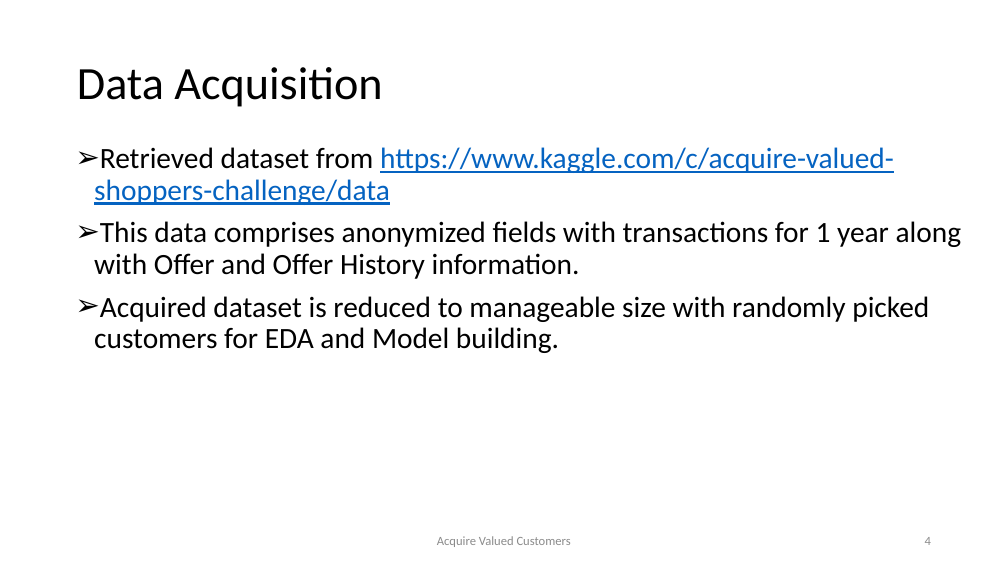
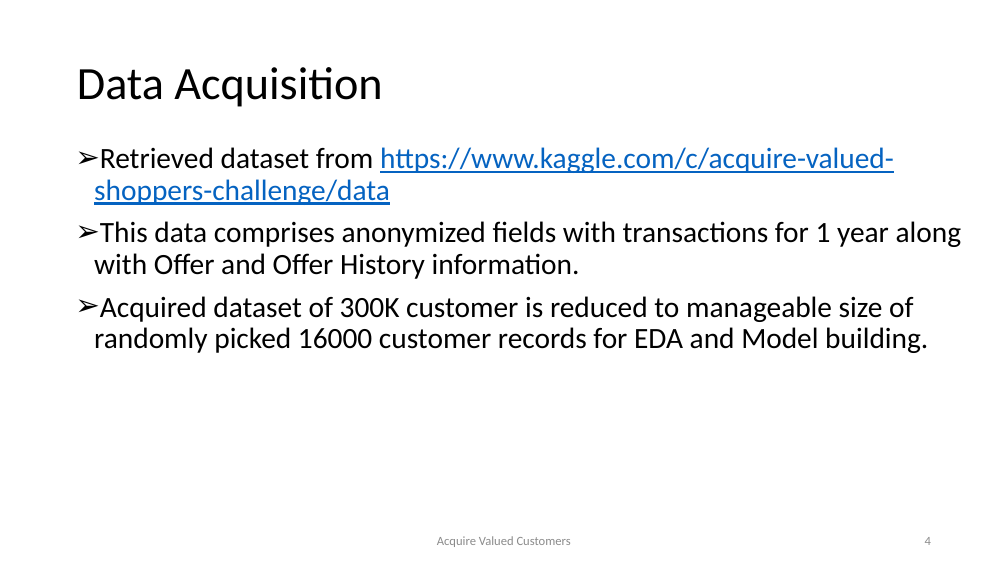
Before and after one commit to samudassir/acquirevaluedcustomers, a slide deck: slide 4 of project_report/project_presentation_II.pptx. Drawn at 1008x567 pixels with LibreOffice and Linux fonts; fonts in the diff are those of the drawing. Boxes give left, top, right and bottom in pixels: in the first picture for what was removed or moved away, otherwise in the second. Text is boxed around its words. In the diff, an @@ line names an element or a change of style, - is before the commit and + after.

```diff
--- a/project_report/project_presentation_II.pptx
+++ b/project_report/project_presentation_II.pptx
@@ text at bbox=[94, 296, 928, 353]: text changed @@
-➢ Acquired dataset is reduced to manageable size with randomly picked customers for EDA and Model building.
+➢ Acquired dataset of 300K customer is reduced to manageable size of randomly picked 16000 customer records for EDA and Model building.
```
Also in this commit, not shown: 10 other slides changed, 2 slides removed, 1 other file.
